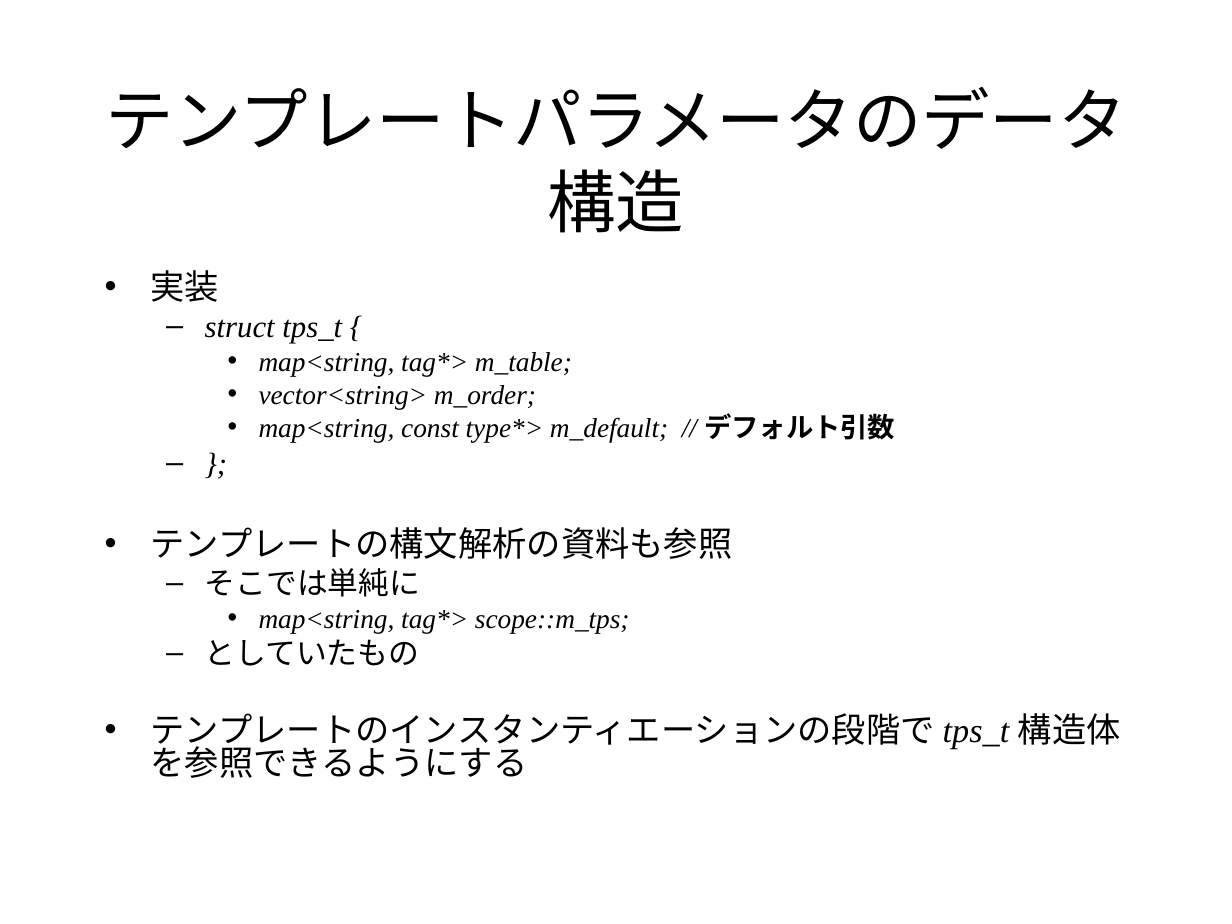
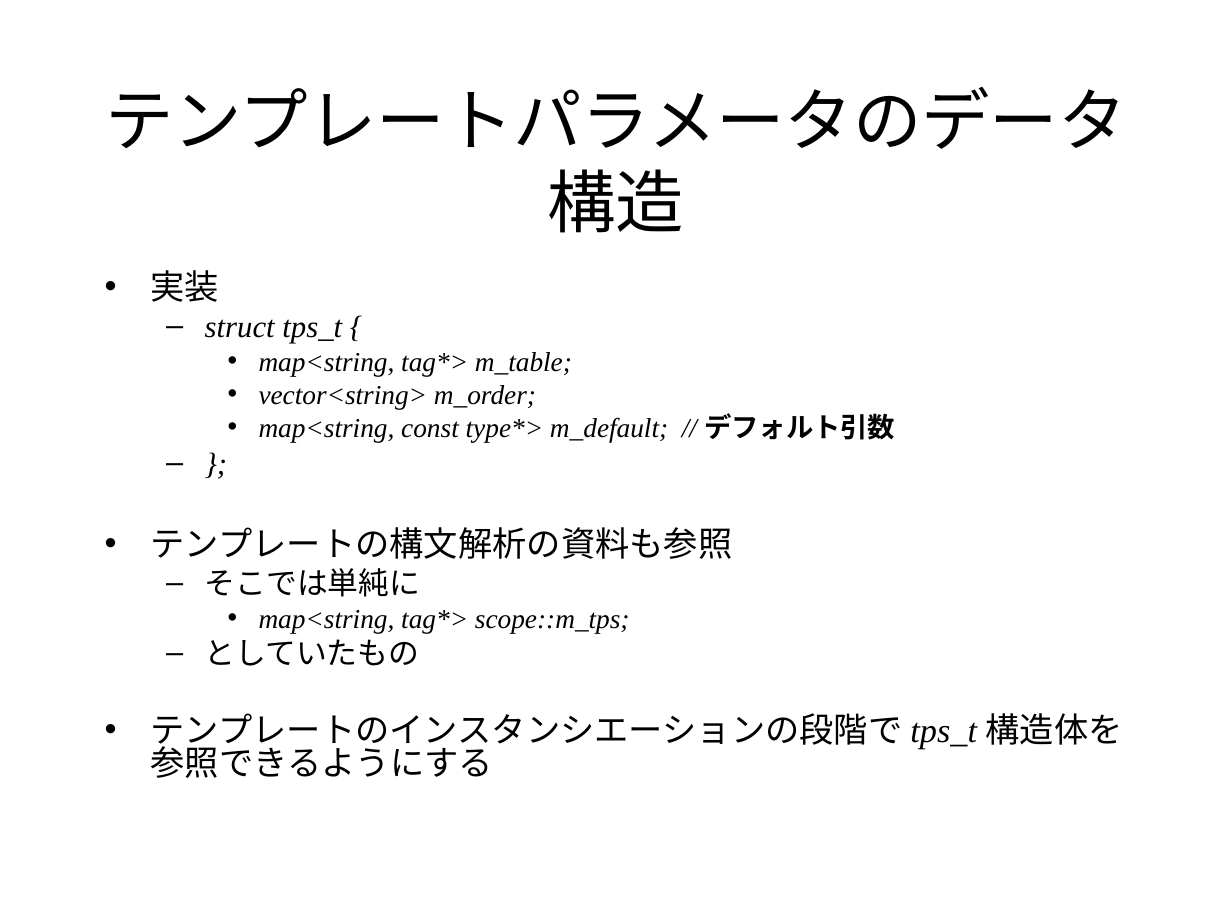
Before and after one commit to KeiHasegawa/cxx_doc, a slide deck: slide 4 of 16_template_default_argument.ppt. Drawn at 1232x924 pixels with LibreOffice and Linux fonts; fonts in the diff are those of the drawing. Boxes give left, top, right and bottom in pixels: in the first picture for what was removed or moved away, otherwise in the second. Text is boxed around its words. In the diff, an @@ line names an element or a change of style, - is before the commit and + after.

```diff
--- a/16_template_default_argument.ppt
+++ b/16_template_default_argument.ppt
@@ text at <box>151,713,1123,778</box>: text changed @@
-• テンプレートのインスタンティエーションの段階で tps_t 構造体を参照できるようにする
+• テンプレートのインスタンシエーションの段階で tps_t 構造体を参照できるようにする
```
Also in this commit, not shown: 3 other slides changed, 7 other files.
